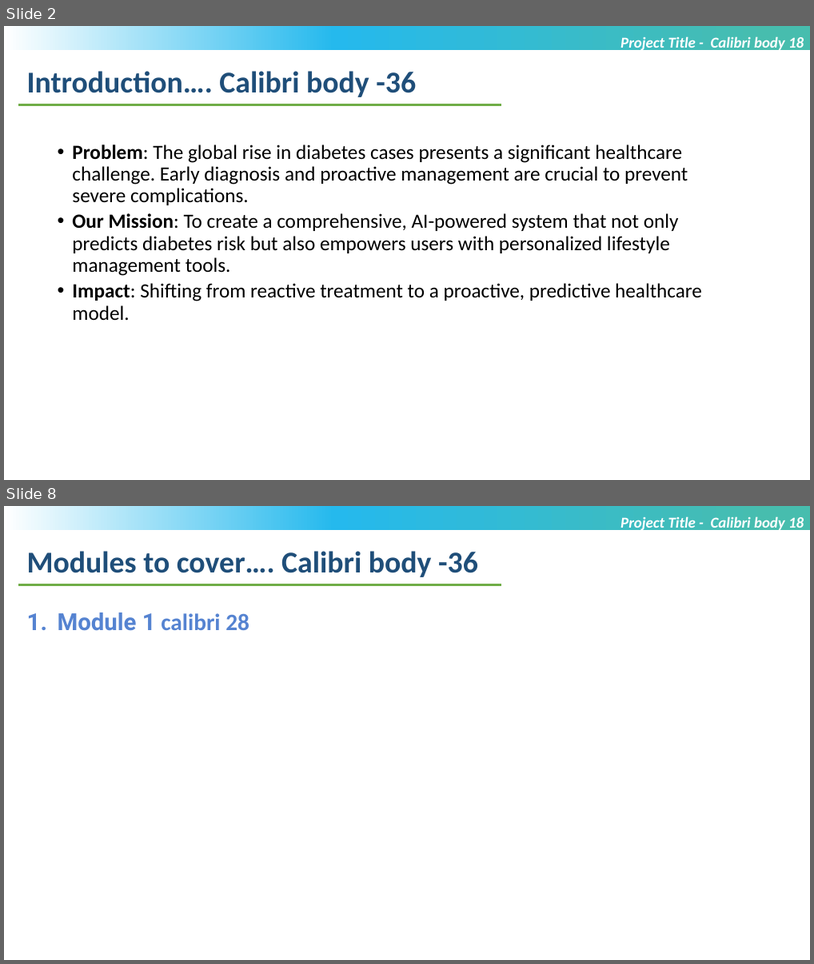
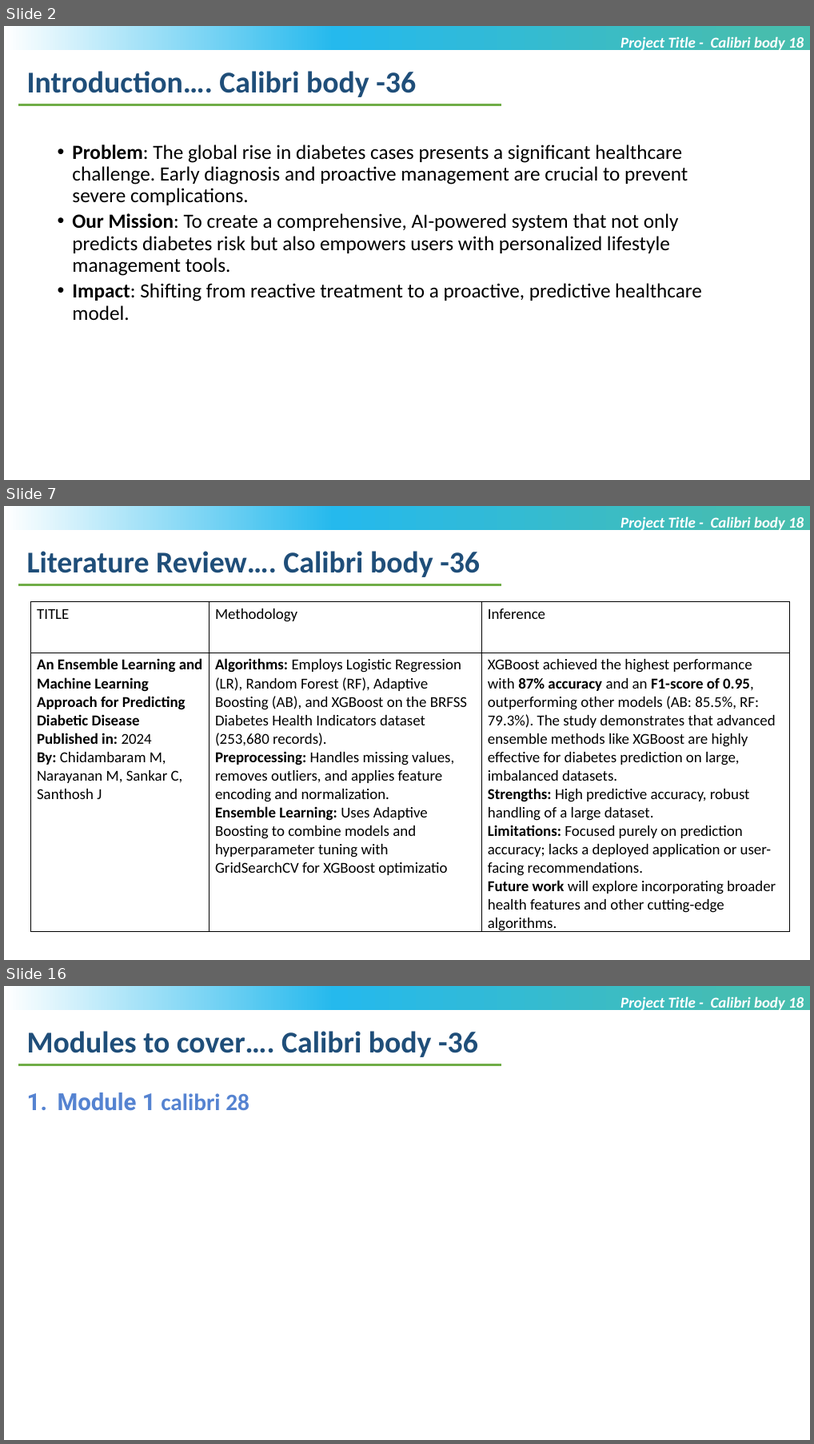
Before and after one commit to Nivyasreec/files, a slide deck: MTech_Project_PPTltim.pptx. Shown one above the other, each under a label of ours: slides 2 and 8 before the commit, slides 2, 7 and 16 after it; the slides between them are not shown. The pictures are 814x964 and 814x1444 pixels, drawn with LibreOffice and Linux fonts; fonts in the diff are those of the drawing; background and template pictures are left out. Boxes give left, top, right and bottom in pixels: in the first picture for what was removed or moved away, otherwise in the second. Text is boxed around its words. In the diff, an @@ line names an element or a change of style, - is before the commit and + after.

```diff
--- a/MTech_Project_PPTltim.pptx
+++ b/MTech_Project_PPTltim.pptx
@@ slide 7 added at [4,506,810,960], background #FFFFFF; not listed: 1 template element that a slide beside it also shows @@
@@ text added at [621,516,804,532], 18 pt, text #FFFFFF, bold, italic @@
+Project Title - Calibri body 18
@@ text added at [27,551,480,577], 36 pt, text #1F4E79, bold @@
+Literature Review…. Calibri body -36
@@ line added from (18, 584) to (502, 584), #70AD47 2.25 pt @@
@@ table added at [30,601,790,935], 2 rows, 3 columns @@
+TITLE | Methodology | Inference
+An Ensemble Learning and Machine Learning Approach for Predicting Diabetic Disease Published in: 2024 By: Chidambaram M, Narayanan M, Sankar C, Santhosh J | Algorithms: Employs Logistic Regression (LR), Random Forest (RF), Adaptive Boosting (AB), and XGBoost on the BRFSS Diabetes Health Indicators dataset (253,680 records). Preprocessing: Handles missing values, removes outliers, and applies feature encoding and normalization. Ensemble Learning: Uses Adaptive Boosting to combine models and hyperparameter tuning with GridSearchCV for XGBoost optimizatio | XGBoost achieved the highest performance with 87% accuracy and an F1-score of 0.95, outperforming other models (AB: 85.5%, RF: 79.3%). The study demonstrates that advanced ensemble methods like XGBoost are highly effective for diabetes prediction on large, imbalanced datasets. Strengths: High predictive accuracy, robust handling of a large dataset. Limitations: Focused purely on prediction accuracy; lacks a deployed application or user-facing recommendations. Future work will explore incorporating broader health features and other cutting-edge algorithms.
@@ what was slide 8 is now slide 16 @@
```
Also in this commit, not shown: 3 slides changed, 9 other slides added, 2 slides removed.
